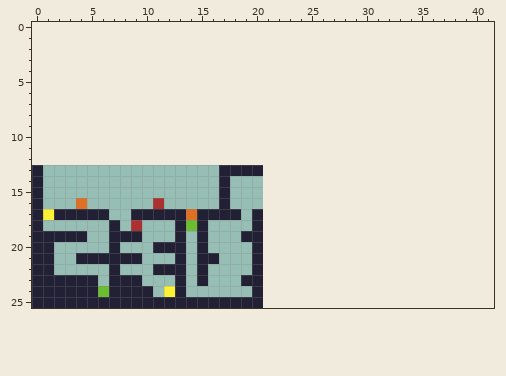
Two states of a pixel-art file, Content/Maps/3-2.ase. This is how it looked before the edit.
21x13 pixels, 1 frame. The old version is drawn lined up with the new one, on the new canvas.
Now the later version:
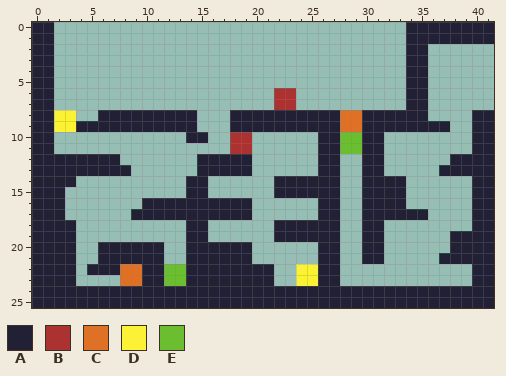
Palette (. is transparent): A #222034  B #ac3232  C #df7126  D #fbf236  E #6abe30
Change:
canvas 21x13 -> 42x26, the old top-left corner now at 0,13
The edit adds colour A in rows 0 to 1 at x 0 to 1 and 34 to 41; in rows 2 to 7 at x 0 to 1 and 34 to 35; in row 8 at x 0 to 1, 6 to 14, 18 to 27, 30 to 35 and 40 to 41; in row 9 at x 0 to 1, 4 to 14, 18 to 27, 30 to 37 and 40 to 41; in row 10 at x 0 to 1, 14 to 15, 26 to 27, 30 to 31 and 40 to 41; in row 11 at x 0 to 1, 26 to 27, 30 to 31 and 40 to 41.
The edit adds colour A in row 12 at x 0 to 7, 15 to 19, 26 to 27, 30 to 31 and 38 to 41; in row 13 at x 1 to 8, 15 to 16, 26 to 27, 30 to 31 and 37 to 41; in row 14 at x 1 to 3, 14 to 15, 22 to 27, 30 to 33 and 40 to 41; in row 15 at x 1 to 2, 14 to 15, 22 to 27, 30 to 33 and 40 to 41; in row 16 at x 1 to 2, 10, 12 to 16, 18 to 19, 26 to 27, 30 to 33 and 40 to 41; in row 17 at x 19, 26 to 27, 30 to 35 and 40 to 41.
The edit adds colour A in row 18 at x 1 to 3, 22 to 27, 30 to 31 and 40 to 41; in row 19 at x 14, 22 to 27, 30 to 31 and 38 to 41; in row 20 at x 2 to 3, 6, 8 to 10, 14, 16 to 19, 26 to 27, 30 to 31 and 38 to 41; in row 21 at x 2 to 3, 10 to 11, 14, 17 to 19, 26 to 27, 30 to 31 and 37 to 41; in row 22 at x 2 to 3, 5 to 6, 10, 14, 16 to 19, 21, 26 to 27 and 40 to 41; in row 23 at x 10 to 11, 14, 16 to 18, 21, 26 to 27 and 40 to 41.
The edit adds colour A in row 24 at x 11, 14 to 19 and 21 to 41; in row 25 at x 21 to 41.
Colour B gives way to colour A in row 16 at x 11.
Colour C gives way to colour A in row 17 at x 14.
Colour D gives way to colour A in row 17 at x 1; in row 24 at x 12.
Colour E gives way to colour A in row 18 at x 14; in row 24 at x 6.
The edit adds colour B in rows 6 to 7 at x 22 to 23; in rows 10 to 11 at x 18 to 19.
The edit adds colour C in rows 8 to 9 at x 28 to 29; in row 22 at x 8 to 9.
Colour A gives way to colour C in row 23 at x 8 to 9.
The edit adds colour D in rows 8 to 9 at x 2 to 3; in rows 22 to 23 at x 24 to 25.
The edit adds colour E in rows 10 to 11 at x 28 to 29; in row 23 at x 12.
Colour A gives way to colour E in row 22 at x 12 to 13; in row 23 at x 13.
The author cleared colour A in row 13 at x 20; in rows 14 to 15 at x 17; in row 17 at x 3 to 6 and 20; in row 18 at x 7, 13 and 20; in row 19 at x 4, 7 to 9, 13 and 19 to 20; in row 20 at x 12 to 13 and 20.
The author cleared colour A in row 21 at x 4 to 5, 13 and 20; in row 23 at x 4 to 5 and 7.
The author cleared colour B in row 18 at x 9.
The author cleared colour C in row 16 at x 4.
Boxes around the changes in both pictures, in picture pixels (x1, y1, x2, y2):
changed: (32, 22, 494, 308)
